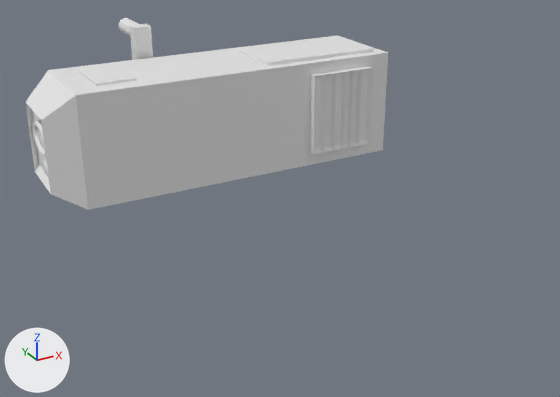
The Blender file game/Untitled.blend, before and after one commit.
Both versions are drawn from a camera (50 mm lens) standing at (-1.819, -0.144, 0.468) and looking at (-1.649, 0.166, 0.313). Lighting does not change. The marker at lower left points along +X, +Y and +Z. The older version comes first.

The scene before the commit, as lines of its bpy script (objects in view):
```python
ob_cube = bpy.data.objects.new('Cube', me_cube_001)
ob_cube.location = (-1.6768, 0.2039, 0.3485)
ob_cube.rotation_euler = (1.571, 0.0, 0.0)  # degrees (90, 0, 0)
ob_cube.scale = (0.0993, 0.0269, 0.0243)
ob_cube_001 = bpy.data.objects.new('Cube.001', me_cube_003)
ob_cube_001.location = (-1.7199, 0.2058, 0.3722)
ob_cube_001.scale = (0.00923, 0.016, 0.0042)
ob_cube_002 = bpy.data.objects.new('Cube.002', me_cube_004)
ob_cube_002.location = (-1.6069, 0.1907, 0.3491)
ob_cube_002.scale = (-0.0173, 0.0149, 0.0205)
ob_cube_003 = bpy.data.objects.new('Cube.003', me_cube_005)
ob_cube_003.location = (-1.6142, 0.201, 0.3684)
ob_cube_003.scale = (0.031, 0.0162, 0.00867)
ob_cylinder_001 = bpy.data.objects.new('Cylinder.001', me_cylinder_003)
ob_cylinder_001.location = (-1.7519, 0.2029, 0.3366)
ob_cylinder_001.rotation_euler = (0.0, 1.571, 0.0)  # degrees (0, 90, 0)
ob_cylinder_001.scale = (0.0028, 0.00568, 0.0017)
ob_handle = bpy.data.objects.new('handle', me_cube_002)
ob_handle.location = (-1.6917, 0.2344, 0.367)
ob_handle.scale = (0.00437, 0.00362, 0.0236)
ob_handle_piece = bpy.data.objects.new('handle piece', me_cylinder_001)
ob_handle_piece.location = (-1.6916, 0.2479, 0.3866)
ob_handle_piece.rotation_euler = (1.571, 1.571, 0.0)  # degrees (90, 90, 0)
ob_handle_piece.scale = (0.00397, 0.00388, 0.0103)
ob_torus = bpy.data.objects.new('Torus', me_torus)
ob_torus.location = (-1.7515, 0.2051, 0.3495)
ob_torus.rotation_euler = (0.0, -1.571, 0.0)  # degrees (0, -90, 0)
ob_torus.scale = (0.00631, 0.0124, 0.00898)
```
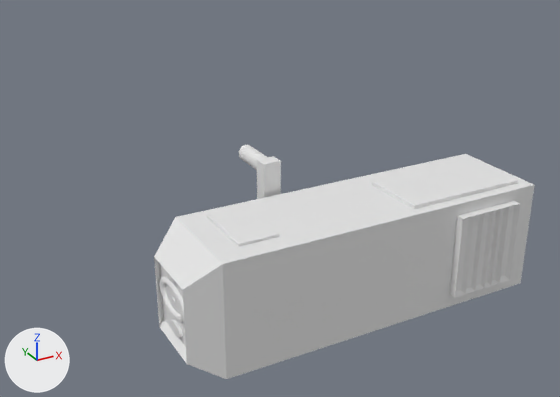
The edits, one by one:
me_cube_001 is used by ob_cube; location (-1.6768, 0.2039, 0.3485); rotation (1.571, 0.0, 0.0), in degrees (90, 0, 0); scale (0.0993, 0.0269, 0.0243).
me_cube_001 had 16 vertices, 14 faces and spanned x -0.79..1.0, y -1.0..1.0, z -1.0..1.0.
me_cube_001 now has 1012 vertices, 852 faces and spans x -0.79..1.0, y -1.0..1.57, z -2.24..1.16.
me_cube_001 part 1: a new loose piece, a box spanning x -0.194..-0.106, y -0.189..1.567, z -1.403..-1.105.
me_cube_001 part 2: a new loose piece, a 32-sided cylinder along z spanning x -0.189..-0.11, y 1.273..1.569, z -2.237..-1.386.
me_cube_001 part 3: a new loose piece, a 32-sided cylinder along x spanning x -0.774..-0.739, y -0.545..-0.336, z -0.192..0.276.
me_cube_001 part 4: a new loose piece, a 32-sided cylinder along x spanning x -0.772..-0.738, y 0.383..0.591, z -0.308..0.16.
me_cube_001 part 5: a new loose piece, a box spanning x -0.53..-0.34, y 0.73..1.04, z -0.74..0.58.
me_cube_001 part 6: a new loose piece of 576 vertices spanning x -0.78..-0.73, y -0.25..0.33, z -0.69..0.59.
me_cube_001 part 7: a new loose piece of 56 vertices spanning x 0.53..0.88, y -0.74..0.79, z -0.07..1.16.
me_cube_001 part 8: a new loose piece of 28 vertices spanning x 0.32..0.94, y 0.42..1.06, z -0.55..0.79.
Other edits to the shape of me_cube_001 do not show in these pictures.
Object 'Cube' (ob_cube) moves from (-1.6768, 0.2039, 0.3485) to (-1.6478, 0.1217, 0.2984).
Object 'handle' (ob_handle) is deleted.
Object 'handle piece' (ob_handle_piece) is deleted.
Object 'Torus' (ob_torus) is deleted.
Object 'Cylinder.001' (ob_cylinder_001) is deleted.
Object 'Cube.001' (ob_cube_001) is deleted.
Object 'Cube.002' (ob_cube_002) is deleted.
Object 'Cube.003' (ob_cube_003) is deleted.

Where the change shows, as pixel boxes (x1, y1, x2, y2) in the pictures (560 x 397 px):
'Cube', reshaped, moved (34% taller)
    before: (25, 35, 388, 210)
    after: (154, 145, 535, 379)
'Cube.002', deleted
    before: (309, 66, 373, 154)
'Cube.003', deleted
    before: (239, 37, 374, 66)
'Cube.001', deleted
    before: (76, 63, 136, 86)
'handle', deleted
    before: (130, 24, 153, 60)
'Torus', deleted
    before: (32, 121, 46, 157)
'handle piece', deleted
    before: (119, 18, 139, 36)
'Cylinder.001', deleted
    before: (41, 160, 48, 174)
part 1 of me_cube_001, added
    after: (257, 156, 281, 199)
part 2 of me_cube_001, added
    after: (239, 145, 267, 170)
part 3 of me_cube_001, added
    after: (170, 320, 183, 338)
part 4 of me_cube_001, added
    after: (164, 269, 175, 282)
part 5 of me_cube_001, added
    after: (206, 206, 279, 246)
part 6 of me_cube_001, added
    after: (159, 277, 184, 323)
part 7 of me_cube_001, added
    after: (449, 201, 520, 298)
part 8 of me_cube_001, added
    after: (372, 159, 518, 209)
